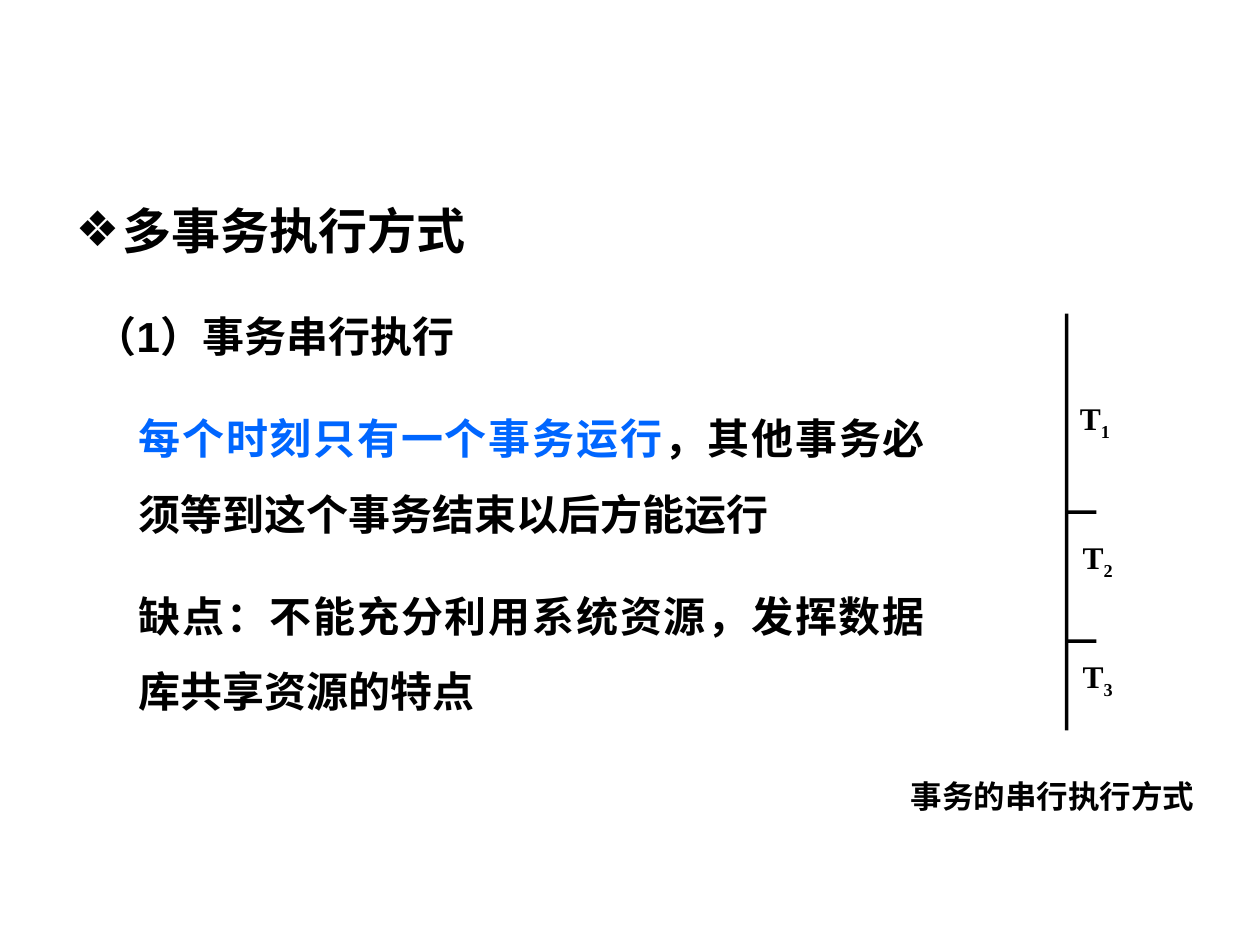
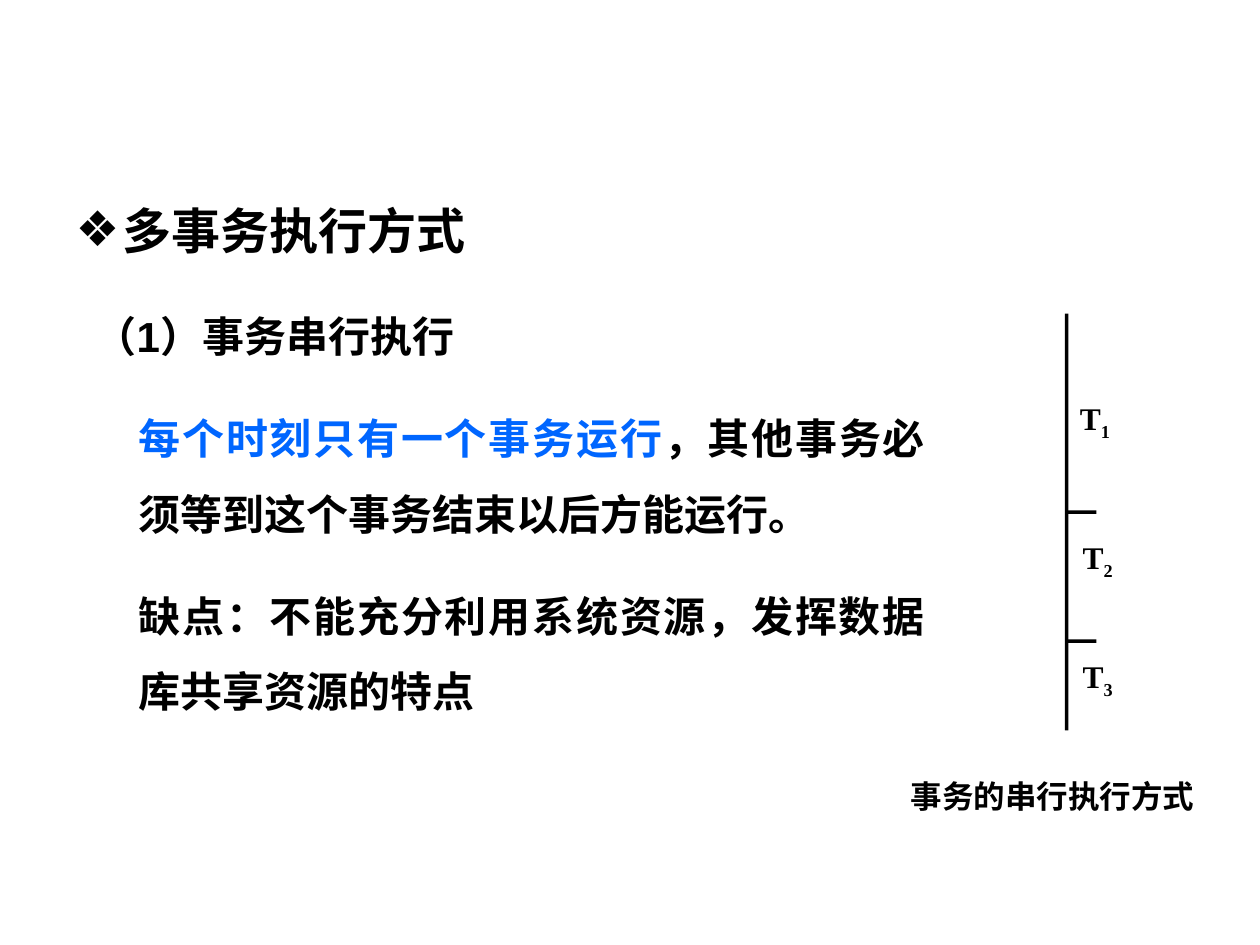
Before and after one commit to HBU/DataBase, a slide deck: slide 3 of PPT/DB第11章.ppt. Drawn at 1260x945 pixels with LibreOffice and Linux fonts; fonts in the diff are those of the drawing; background and template pictures are left out. Boxes give left, top, right and bottom in pixels: in the first picture for what was removed or moved away, otherwise in the second. Text is boxed around its words. In the diff, an @@ line names an element or a change of style, - is before the commit and + after.

```diff
--- a/PPT/DB第11章.ppt
+++ b/PPT/DB第11章.ppt
@@ text at (x1=139, y1=418, x2=925, y2=534): text changed @@
-  每个时刻只有一个事务运行，其他事务必须等到这个事务结束以后方能运行
+  每个时刻只有一个事务运行，其他事务必须等到这个事务结束以后方能运行。
```
Also in this commit, not shown: 22 other slides changed.
